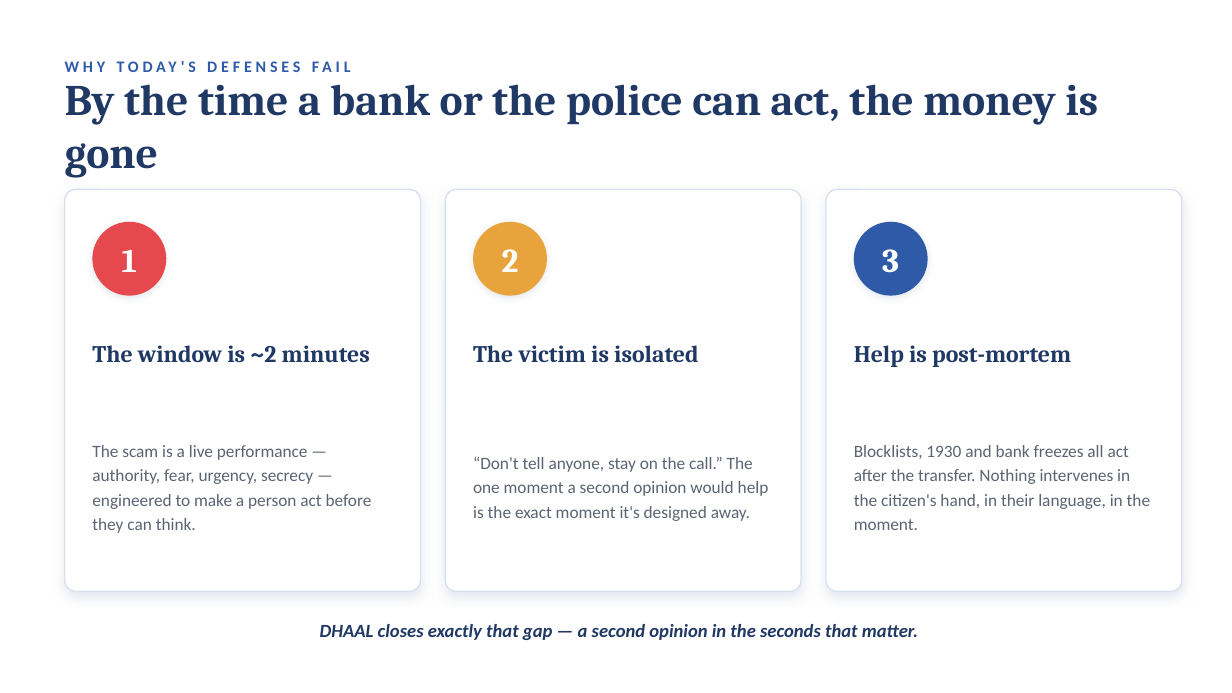
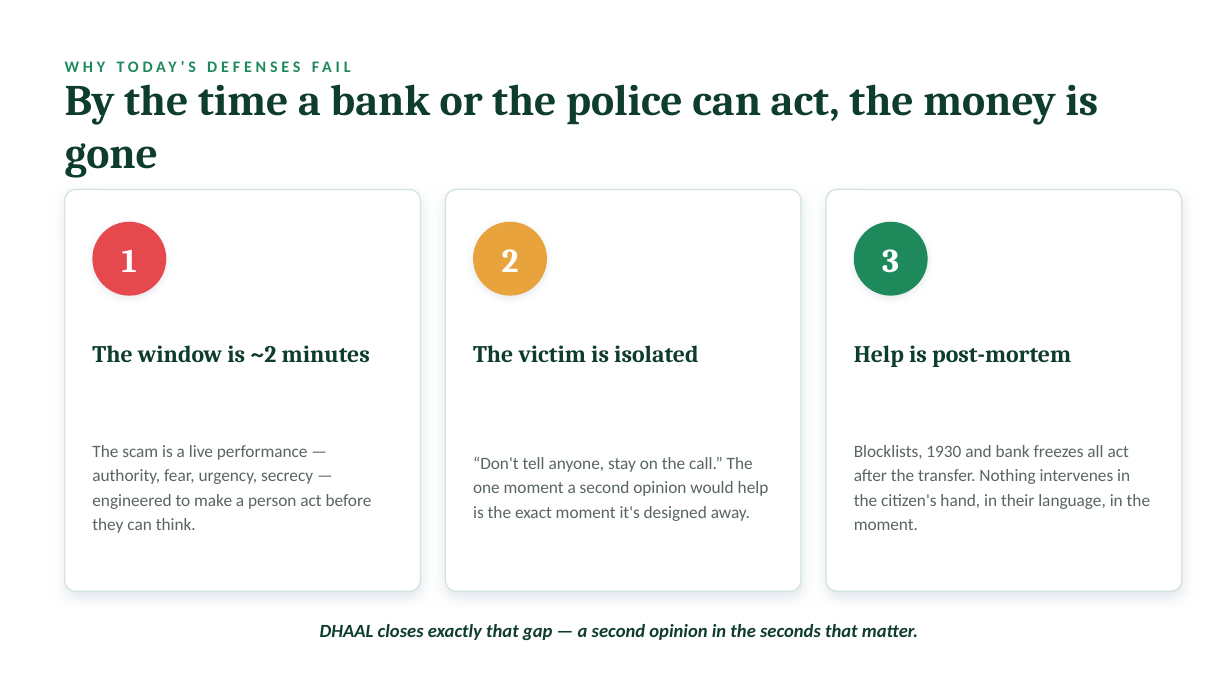
Before and after one commit to aditya501gupta/dhaal, a slide deck: slide 3 of deck/DHAAL_pitch.pptx. Drawn at 1232x693 pixels with LibreOffice and Linux fonts; fonts in the diff are those of the drawing. Boxes give left, top, right and bottom in pixels: in the first picture for what was removed or moved away, otherwise in the second. Text is boxed around its words. In the diff, an @@ line names an element or a change of style, - is before the commit and + after.

```diff
--- a/deck/DHAAL_pitch.pptx
+++ b/deck/DHAAL_pitch.pptx
@@ text "WHY TODAY'S DEFENSES FAIL" at [188,61,196,72]: text colour #2E5AA8 to #1E8A5B @@
@@ outline #D8E0EE 1 pt to #D3E4DA 1 pt in 3 elements at [65,189,421,592], [445,189,801,592], [826,189,1182,592] @@
@@ ellipse at [854,222,928,296]: fill #2E5AA8 to #1E8A5B @@
@@ text colour #5B6472 to #59665E in 3 elements at [92,445,372,533], [473,457,769,521], [854,445,1150,530] @@
@@ text colour #1F3864 to #0E3D2C in 5 elements at [65,84,1098,178], [92,345,370,363], [473,345,698,363], [854,345,1071,367], [320,624,918,640] @@
```
Also in this commit, not shown: 11 other slides changed, 1 slide added, 22 other files.
